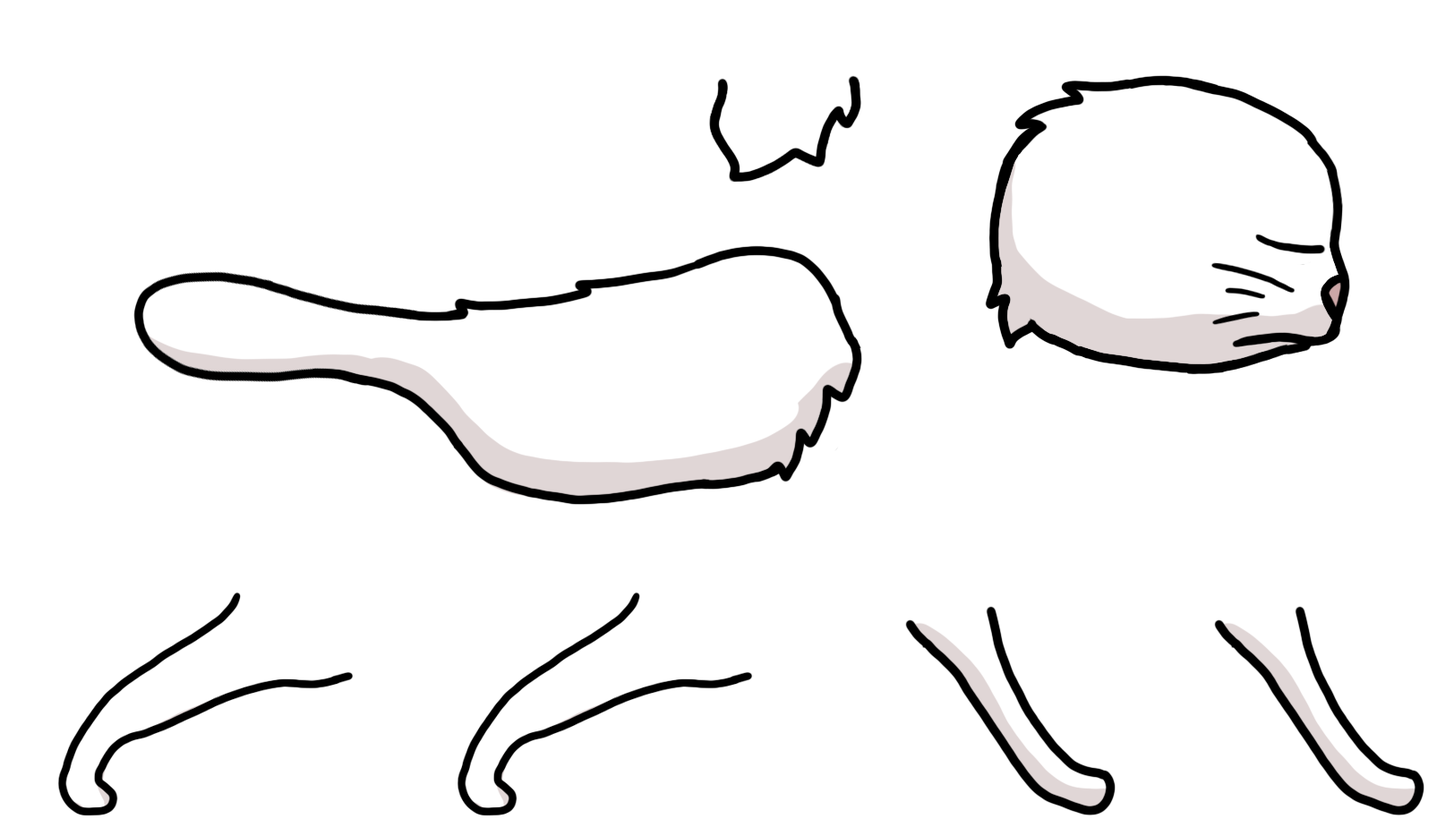
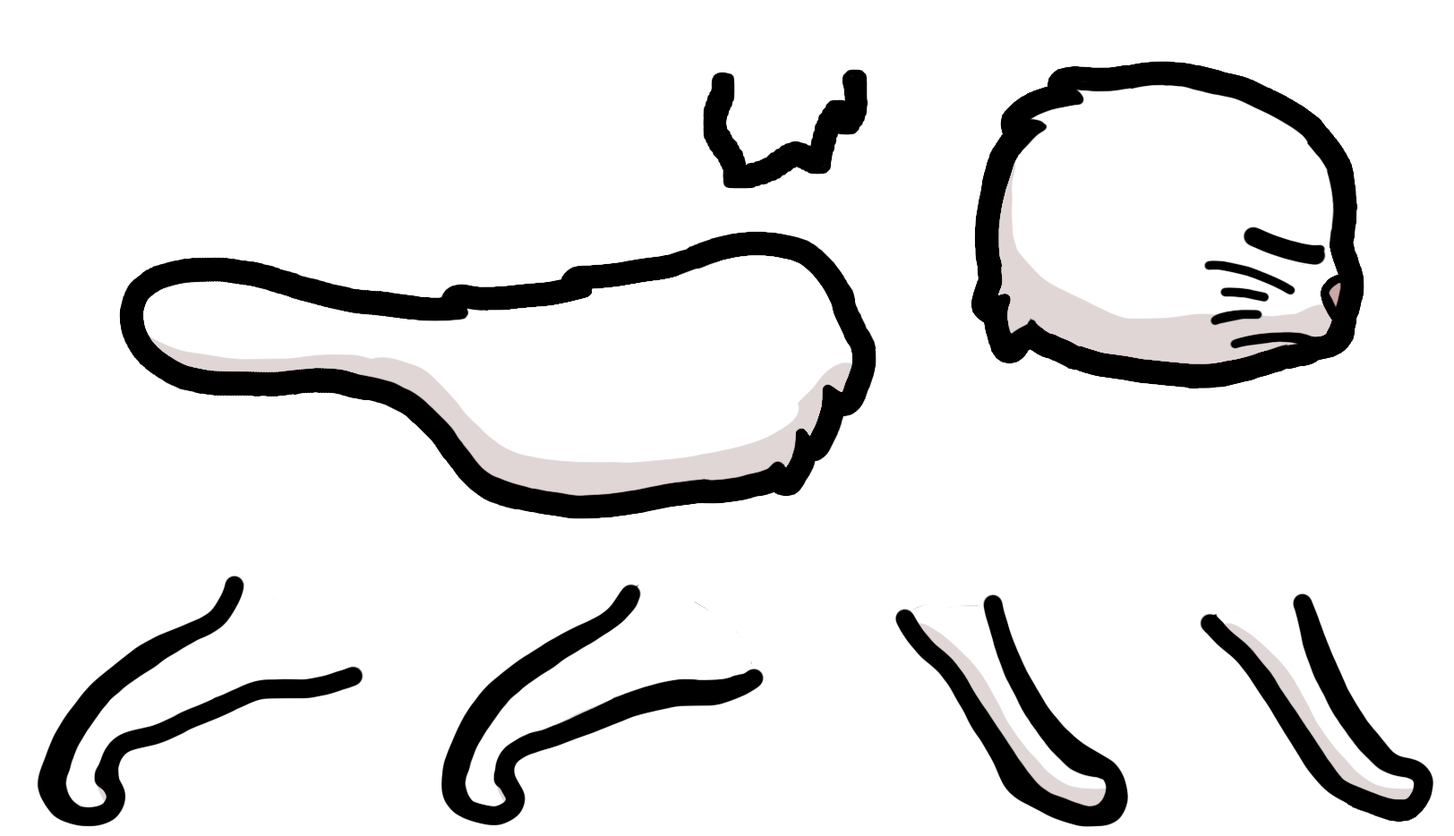
Comparing the layer stacks of the two 1454x836 images. Changes:
painted on "front feet 1" over [1199, 592, 1435, 823]
painted on "front feet 2" over [36, 574, 364, 828]
painted on "ear" over [702, 68, 869, 189]
painted on "head blink" over [970, 60, 1365, 390]
painted on "head" over [970, 60, 1365, 390]
painted on "body" over [119, 230, 877, 520]
painted on "back feet 1" over [894, 593, 1129, 828]
painted on "back feet 2" over [440, 583, 765, 827]
